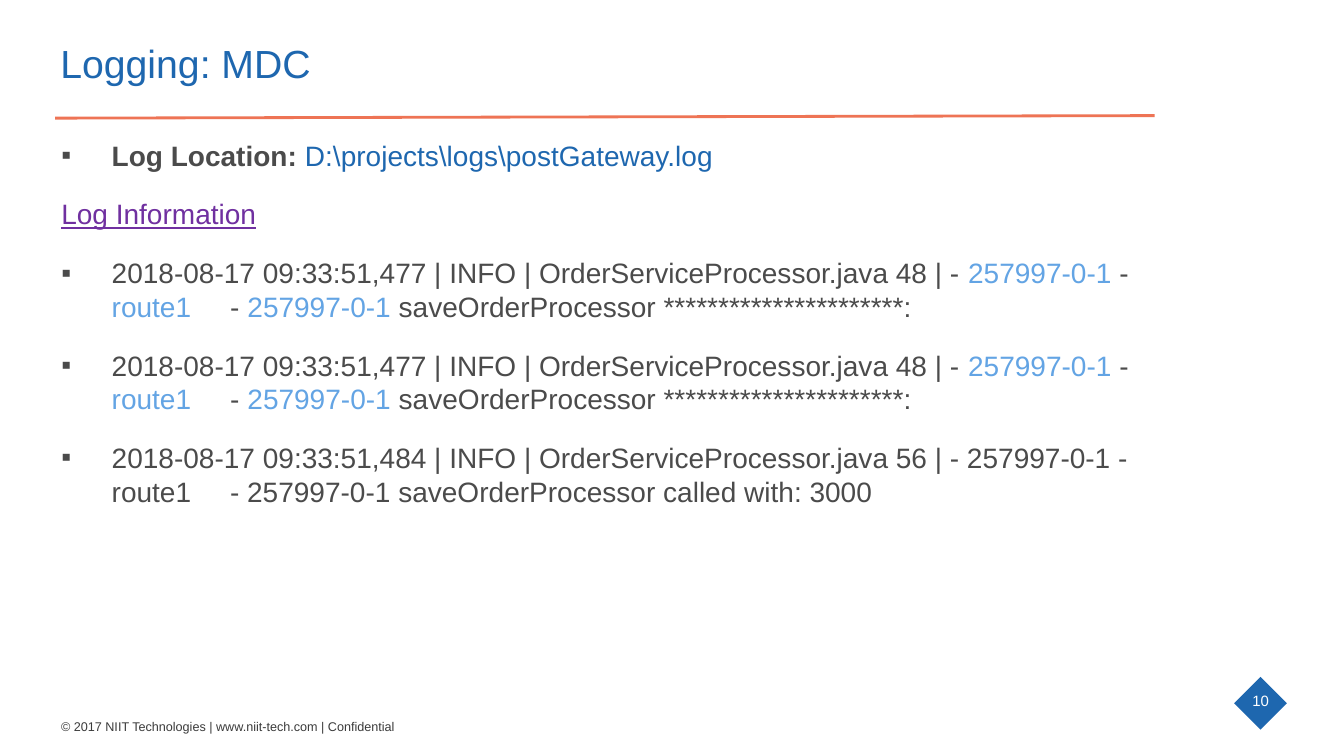
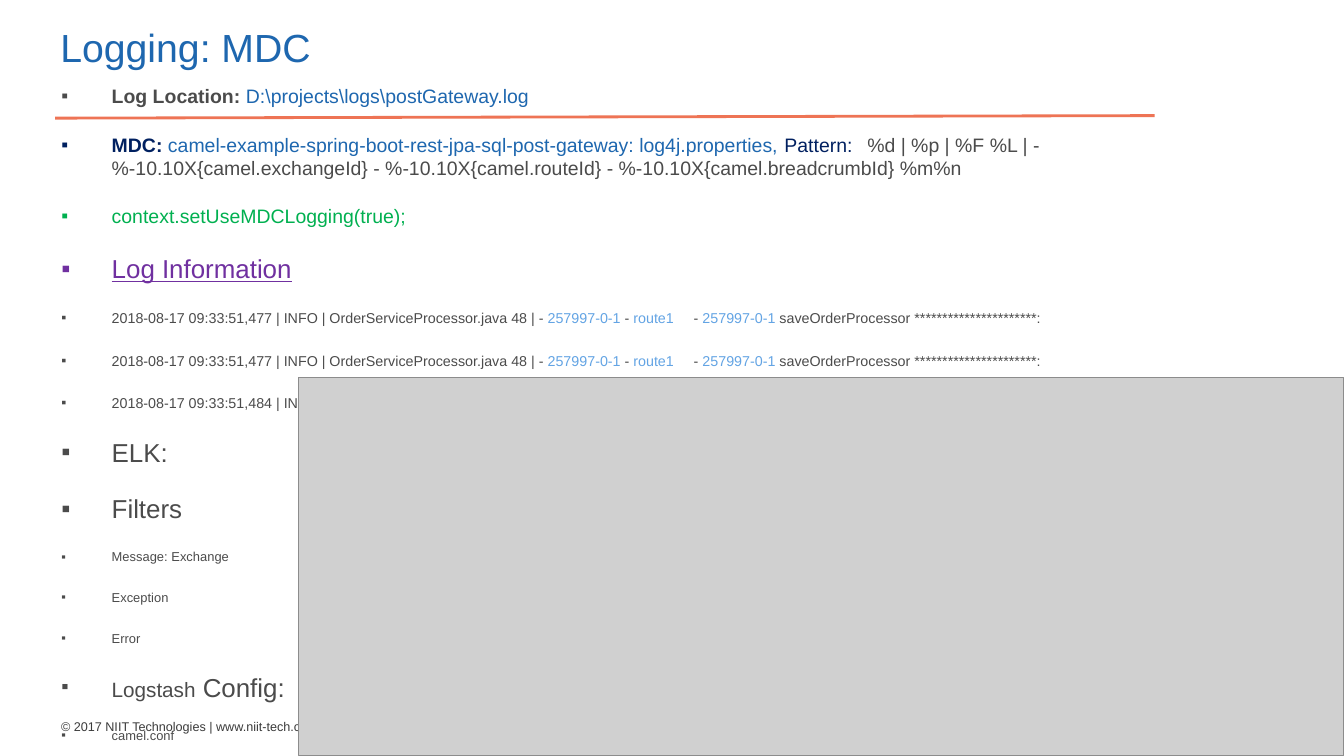
Before and after one commit to ashvanisr/odcameltraining, a slide deck: slide 11 of model/project assignment tasks.pptx (slide 10 before the commit). Drawn at 1344x756 pixels with LibreOffice and Linux fonts; fonts in the diff are those of the drawing; grey boxes stand for pictures; background and template pictures are left out. Boxes give left, top, right and bottom in pixels: in the first picture for what was removed or moved away, otherwise in the second. Text is boxed around its words. In the diff, an @@ line names an element or a change of style, - is before the commit and + after.

```diff
--- a/model/project assignment tasks.pptx
+++ b/model/project assignment tasks.pptx
@@ text "Logging: MDC" moved from (x1=60, y1=49, x2=310, y2=86) to (x1=60, y1=33, x2=310, y2=70) @@
@@ text "Log Location: D:\projects\logs\postGateway.log" moved from (x1=61, y1=145, x2=1111, y2=503) to (x1=112, y1=89, x2=1018, y2=703) @@
@@ text at (x1=112, y1=89, x2=910, y2=411): size 20 to 13.9 pt in "Log Location: D:\projects\logs\postGateway.log"; size 20 to 18.5 pt in "Log Information"; size 20 to 10.2 pt in "2018-08-17 09:33:51,477 | INFO | OrderServiceProcessor.java  ...", "2018-08-17 09:33:51,477 | INFO | OrderServiceProcessor.java  ...", "2018-08-17 09:33:51,484 | INFO | OrderServiceProcessor.java  ..."; bullet none to ▪ @@
@@ text at (x1=112, y1=138, x2=1018, y2=227): paragraphs added @@
+▪ MDC: camel-example-spring-boot-rest-jpa-sql-post-gateway: log4j.properties, Pattern: %d | %p | %F %L | - %-10.10X{camel.exchangeId} - %-10.10X{camel.routeId} - %-10.10X{camel.breadcrumbId} %m%n
+▪ context.setUseMDCLogging(true);
@@ picture added at (x1=298, y1=377, x2=1344, y2=756) @@
@@ text at (x1=112, y1=444, x2=285, y2=703): paragraphs added @@
+▪ ELK:
+▪ Filters
+▪ Message: Exchange
+▪ Exception
+▪ Error
+▪ Logstash Config:
+▪ camel.conf
@@ freeform shape removed at (x1=1234, y1=677, x2=1287, y2=729) @@
@@ page number removed at (x1=1252, y1=695, x2=1269, y2=706) @@
-10
```
Also in this commit, not shown: 2 other slides changed, 1 slide added, 2 other files.
